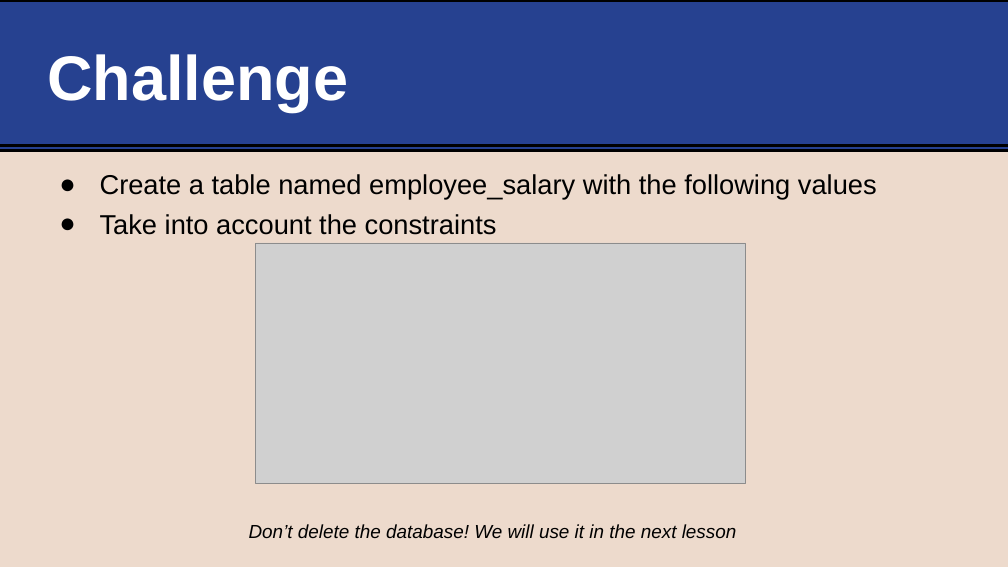
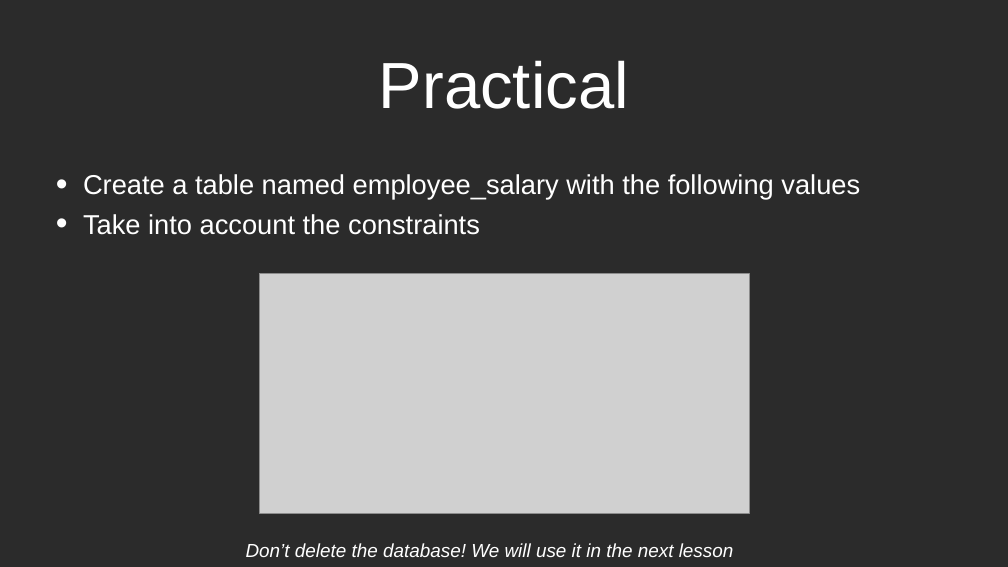
Before and after one commit to life-efficient/Data-Engineering, a slide deck: slide 20 of 2. SQL/2. CRUD/2. SQL CRUD.pptx (slide 19 before the commit). Drawn at 1008x567 pixels with LibreOffice and Linux fonts; fonts in the diff are those of the drawing; grey boxes stand for pictures; background and template pictures are left out; a plain dark background stands for a picture behind light text. Boxes give left, top, right and bottom in pixels: in the first picture for what was removed or moved away, otherwise in the second. Text is boxed around its words. In the diff, an @@ line names an element or a change of style, - is before the commit and + after.

```diff
--- a/2. SQL/2. CRUD/2. SQL CRUD.pptx
+++ b/2. SQL/2. CRUD/2. SQL CRUD.pptx
@@ background #EDDACC to picture (left out) @@
@@ rectangle removed at bbox=[0, 0, 1008, 151] @@
@@ title "Practical" at bbox=[379, 60, 629, 109]: vertical alignment middle to bottom @@
@@ title at bbox=[379, 60, 629, 109]: text changed; size 120 to 124.2 pt; bold off @@
-Challenge
+Practical
@@ line removed from (0, 146) to (1008, 146) @@
@@ text "Create a table named employee_salary ..." at bbox=[83, 174, 860, 235]: text colour #000000 to #FFFFFF; bullet ● to • @@
@@ picture: place and size @@
-picture at bbox=[255, 243, 745, 483]
+picture at bbox=[259, 273, 749, 513]
@@ text "Don’t delete the database! We ...": place and size @@
-text "Don’t delete the database! We ..." at bbox=[249, 524, 737, 538]
+text "Don’t delete the database! We ..." at bbox=[246, 543, 734, 557]
@@ text "Don’t delete the database! We ..." at bbox=[246, 543, 734, 557]: text colour #000000 to #FFFFFF @@
```
Also in this commit, not shown: 18 other slides changed, 1 slide added, 3 other files.
